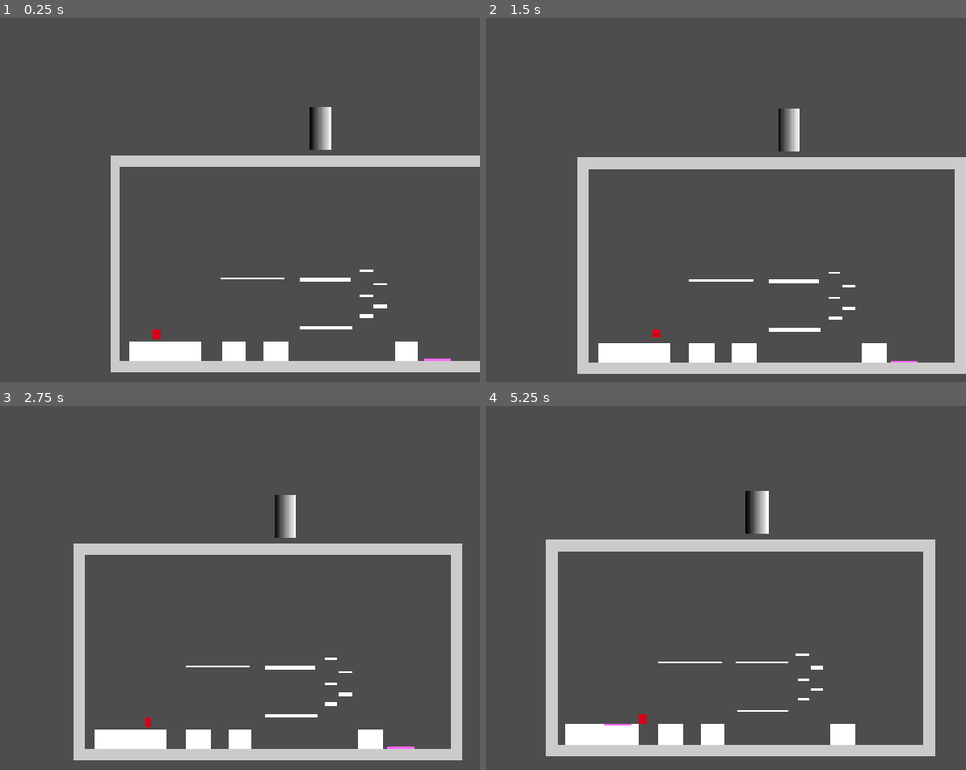
Above: before the commit, frames 1-4 (two rows, left to right).
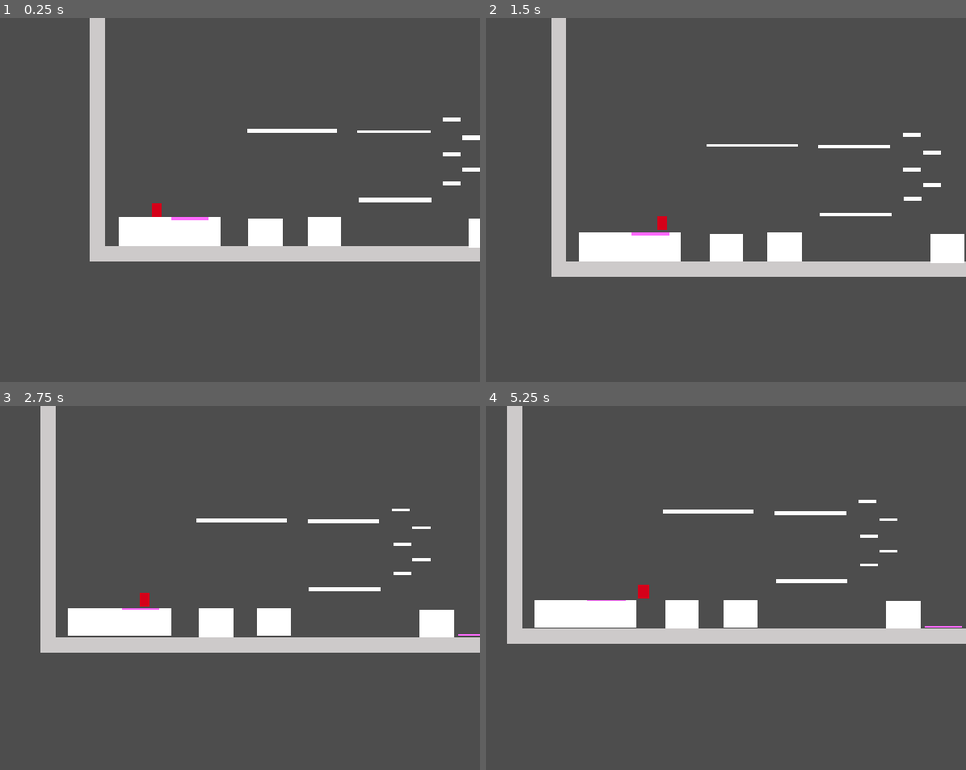
Above: after the commit, the same moments.

Repository: Ximandiv/gamejam-2026
Game: Godot game, scene res://Scenes/yisus_test_scene.tscn
The game is run twice, just before and just after one commit, with the same random seed, the same clock (stepped at 60 frames per second) and the same inputs.
Inputs:
- Up to frame 1 (0.25 s): no input
- Up to frame 2 (1.5 s): hold Right (right) from 0.53 s (still down); tap 1 (silence) at 0.6, 1.35 s; tap Space (jump) at 0.77 s
- Up to frame 3 (2.75 s): tap Space (jump) at 1.52 s; release Right (right) at 2.03 s; hold Left (left) from 2.03 s (still down); tap 1 (silence) at 2.1 s
- Up to frame 4 (5.25 s): release Left (left) at 2.78 s; hold Right (right) 2.78-4.28 s; tap 1 (silence) every 0.75 s from 2.85 to 5.1 s; tap Space (jump) at 3.02, 3.77, 4.52 s; hold Left (left) 4.28-5.03 s; hold Right (right) from 5.03 s (still down)

The runs differ from the first frame. In frame 1, 17% of the frame differs, in the area x 18-100%, y 0-98%; in frame 2, 19%; in frame 3, 19%; in frame 4, 20%, in the area x 4-100%, y 0-97%.

Commit message:
add bounce block and dropblock

Diff:
--- a/Scenes/Player/player.tscn
+++ b/Scenes/Player/player.tscn
@@ -39,7 +39,7 @@
 shape = SubResource("RectangleShape2D_u4u6t")
 
 [node name="Camera2D" type="Camera2D" parent="." unique_id=641065318]
-offset = Vector2(0, -400)
+offset = Vector2(0, -20)
 position_smoothing_enabled = true
 position_smoothing_speed = 2.0
 editor_draw_limits = true
--- /dev/null
+++ b/Scenes/platforms/drop_block.tscn
@@ -0,0 +1,25 @@
+[gd_scene format=3 uid="uid://i3fgeq872n4i"]
+
+[ext_resource type="Script" uid="uid://dyjx1j77kgxgr" path="res://Scripts/platforms/drop_block.gd" id="1_y6q7l"]
+
+[sub_resource type="RectangleShape2D" id="RectangleShape2D_s7cpy"]
+size = Vector2(22, 22)
+
+[sub_resource type="CanvasTexture" id="CanvasTexture_s6q7n"]
+
+[node name="drop_block" type="RigidBody2D" unique_id=1207509077 node_paths=PackedStringArray("raycast")]
+lock_rotation = true
+freeze = true
+script = ExtResource("1_y6q7l")
+raycast = NodePath("RayCast2D")
+
+[node name="CollisionShape2D" type="CollisionShape2D" parent="." unique_id=1473978820]
+shape = SubResource("RectangleShape2D_s7cpy")
+
+[node name="Sprite2D" type="Sprite2D" parent="." unique_id=1928557804]
+modulate = Color(0.13725491, 0.23529412, 1, 1)
+scale = Vector2(22.000002, 22.000002)
+texture = SubResource("CanvasTexture_s6q7n")
+
+[node name="RayCast2D" type="RayCast2D" parent="." unique_id=1418855707]
+target_position = Vector2(-103, 77)
--- a/Scenes/platforms/platform_bounce.gd
+++ b/Scenes/platforms/platform_bounce.gd
@@ -1,30 +1,25 @@
 extends StaticBody2D
 
-@export var fuerza_rebote: float = -100.0  # negativo = hacia arriba
+@export var fuerza_rebote: float = -175.0  # negativo = hacia arriba
 @export var area_2d: Area2D
 @export var limit_area: Area2D
 
-@onready var tween = create_tween()
-@export var bounce_quantity: int = 3
+@export var bounce_quantity: int = 4
 var current_bounce_quantity := 0
 
 func _ready():
 	area_2d.body_entered.connect(_on_body_entered)
-	limit_area.body_exited.connect(_on_body_exited)
-	limit_area.body_entered.connect(_on_limit_area)
+	area_2d.body_exited.connect(_on_body_exited)
 
-func _on_limit_area(body: Node):
+func _on_body_exited(body: Node):
 	if body is CharacterBody2D \
 	and body.velocity.y == 0:
 		current_bounce_quantity = 0
 
-func _on_body_exited(body: Node):
-	print("body exited")
-	pass
-
 func _on_body_entered(body: Node) -> void:
-	print("entra")
 	if body is CharacterBody2D \
+	and body.velocity.y > 0 \
 	and current_bounce_quantity < bounce_quantity:
+		await get_tree().create_timer(0.1).timeout
 		body.velocity.y = fuerza_rebote
 		current_bounce_quantity += 1
--- a/Scenes/platforms/platform_bounce.tscn
+++ b/Scenes/platforms/platform_bounce.tscn
@@ -8,16 +8,12 @@
 [sub_resource type="CanvasTexture" id="CanvasTexture_03iqy"]
 
 [sub_resource type="RectangleShape2D" id="RectangleShape2D_03iqy"]
-size = Vector2(20, 6)
-
-[sub_resource type="RectangleShape2D" id="RectangleShape2D_at8ir"]
-size = Vector2(20, 15)
+size = Vector2(20, 26)
 
 [node name="platform_bounce" type="StaticBody2D" unique_id=1350838731 node_paths=PackedStringArray("area_2d", "limit_area")]
 script = ExtResource("1_okwoo")
-fuerza_rebote = -175.0
 area_2d = NodePath("Area2D")
-limit_area = NodePath("limit_area")
+limit_area = NodePath("")
 
 [node name="CollisionShape2D" type="CollisionShape2D" parent="." unique_id=1369210750]
 shape = SubResource("RectangleShape2D_okwoo")
@@ -30,11 +26,5 @@
 [node name="Area2D" type="Area2D" parent="." unique_id=894768011]
 
 [node name="CollisionShape2D" type="CollisionShape2D" parent="Area2D" unique_id=1049910629]
-position = Vector2(0, -1)
+position = Vector2(0, -11)
 shape = SubResource("RectangleShape2D_03iqy")
-
-[node name="limit_area" type="Area2D" parent="." unique_id=403753796]
-
-[node name="CollisionShape2D" type="CollisionShape2D" parent="limit_area" unique_id=1966963700]
-position = Vector2(0, -5.5)
-shape = SubResource("RectangleShape2D_at8ir")
--- a/Scenes/yisus_test_scene.tscn
+++ b/Scenes/yisus_test_scene.tscn
@@ -6,6 +6,7 @@
 [ext_resource type="Script" uid="uid://b7ccgbv8ck72" path="res://Scripts/Triggers/sound_trigger.gd" id="3_dds7g"]
 [ext_resource type="PackedScene" uid="uid://dc3kl5cmuguxf" path="res://Scenes/platforms/platform_one_way.tscn" id="3_yu3ju"]
 [ext_resource type="PackedScene" uid="uid://18ceahfafb6v" path="res://Scenes/platforms/platform_bounce.tscn" id="6_ghpyg"]
+[ext_resource type="PackedScene" uid="uid://i3fgeq872n4i" path="res://Scenes/platforms/drop_block.tscn" id="7_ghpyg"]
 [ext_resource type="PackedScene" uid="uid://b17r18sli7aqg" path="res://Scenes/platforms/stairs.tscn" id="7_yu3ju"]
 
 [sub_resource type="TileSetAtlasSource" id="TileSetAtlasSource_vrbon"]
@@ -54,7 +55,7 @@
 scale = Vector2(1, 10)
 
 [node name="platform_normal4" parent="platforms" unique_id=1800115278 instance=ExtResource("2_8rf2w")]
-position = Vector2(882, 578)
+position = Vector2(837, 580)
 scale = Vector2(1, 10)
 
 [node name="platform_one_way" parent="platforms" unique_id=1636133164 instance=ExtResource("3_yu3ju")]
@@ -78,11 +79,14 @@
 scale = Vector2(4, 1)
 
 [node name="platform_bounce2" parent="." unique_id=168277528 instance=ExtResource("6_ghpyg")]
-position = Vector2(972, 603)
+position = Vector2(921, 605)
 scale = Vector2(4, 1)
 
 [node name="player" parent="." unique_id=766591790 instance=ExtResource("2_xudlo")]
 position = Vector2(140, 529)
+
+[node name="drop_block" parent="." unique_id=1207509077 instance=ExtResource("7_ghpyg")]
+position = Vector2(1071, 527)
 
 [node name="SoundTrigger" type="Area2D" parent="." unique_id=1408872714]
 position = Vector2(626, -81)
--- /dev/null
+++ b/Scripts/platforms/drop_block.gd
@@ -0,0 +1,7 @@
+extends RigidBody2D
+
+@export var raycast: RayCast2D
+
+func _physics_process(_delta: float) -> void:
+	if raycast.get_collider() != null:
+		freeze = false
--- a/project.godot
+++ b/project.godot
@@ -26,8 +26,8 @@
 
 [display]
 
-window/size/viewport_width=1920
-window/size/viewport_height=1080
+window/size/viewport_width=1366
+window/size/viewport_height=768
 window/stretch/mode="canvas_items"
 
 [input]
Not shown: 1 places in Scenes/Player/player.tscn that only renumber resources
Not shown, added: Scripts/platforms/drop_block.gd.uid
